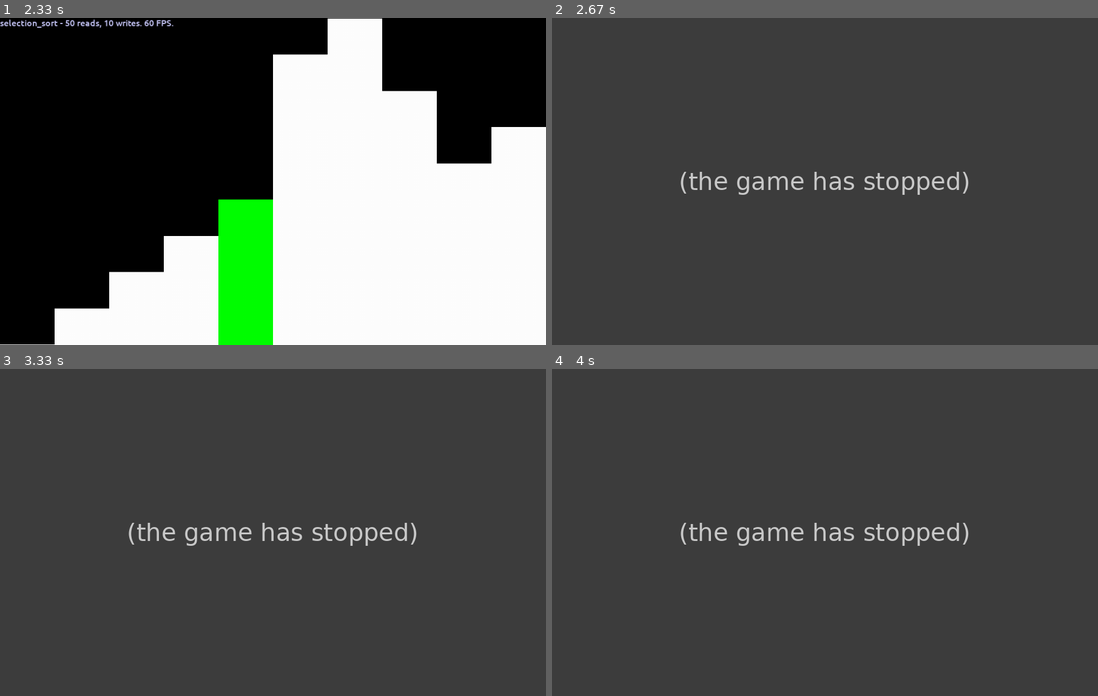
Above: before the commit, frames 1-4 (two rows, left to right).
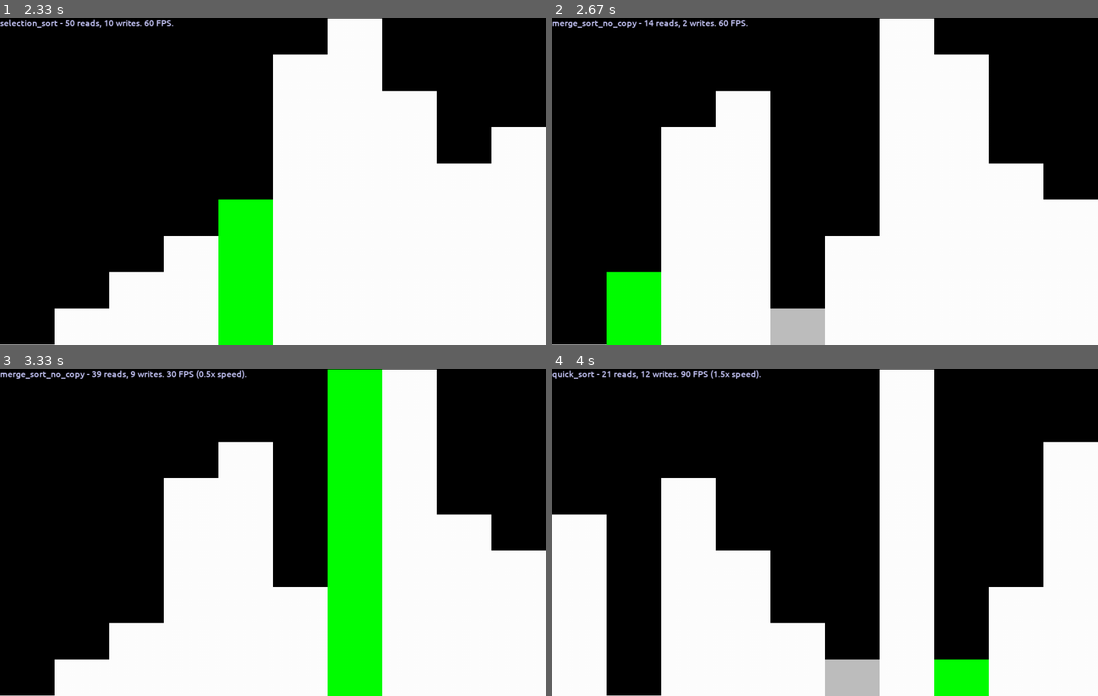
Above: after the commit, the same moments.

Repository: MichaelLesirge/intermediate-programming-class
Game: pygame game, started from sorting/visualizer.py
Two runs of this game, one before a commit and one after it. Both use one fixed random seed, a clock stepped at 60 frames per second and the inputs below.
Inputs:
- Up to frame 1 (2.33 s): hold Right 0.33-0.8 s; hold Up 0.83-1.13 s; hold Right 1.17-1.63 s; hold Down 1.67-1.97 s; hold Up from 2 s (still down)
- Up to frame 2 (2.67 s): release Up at 2.37 s; hold Right from 2.4 s (still down)
- Up to frame 3 (3.33 s): release Right at 3.03 s; hold Down from 3.07 s (still down)
- Up to frame 4 (4 s): release Down at 3.43 s; hold Right 3.47-3.93 s; hold Up from 3.97 s (still down)

Frame 1 is identical in both runs. In frame 2, 100% of the frame differs, in the area x 0-100%, y 0-100%; in frame 3, 100%; in frame 4, 100%.
Error before the commit: TypeError: unhashable type: 'slice' (visualizer.py line 65); the game stopped at 2.4 s (later frames are placeholders)

Commit message:
use merge sort no copy for animation since it looks nicer

Diff:
--- a/sorting/visualizer.py
+++ b/sorting/visualizer.py
@@ -6,7 +6,7 @@
 pygame.init()
 
 class Config:
-    SORTING_ALGORITHMS = [algorithms.bubble_sort, algorithms.insertion_sort, algorithms.selection_sort, algorithms.merge_sort, algorithms.quick_sort]
+    SORTING_ALGORITHMS = [algorithms.bubble_sort, algorithms.insertion_sort, algorithms.selection_sort, algorithms.merge_sort_no_copy, algorithms.quick_sort]
 
     SCREEN_WIDTH = 1000
     SCREEN_HEIGHT = 600
@@ -15,7 +15,7 @@
 
     BASE_FPS = 60
 
-    ARRAY_LENGTHS = {10: 1, 25: 1, 100: 5, 250: 10, 500: 10, 1000: 10}
+    ARRAY_LENGTHS = {10: 1, 25: 2, 100: 5, 250: 10, 500: 10, 1000: 10}
 
     # NUM_RANGE = (0, 10000)
     NUM_RANGE = None
